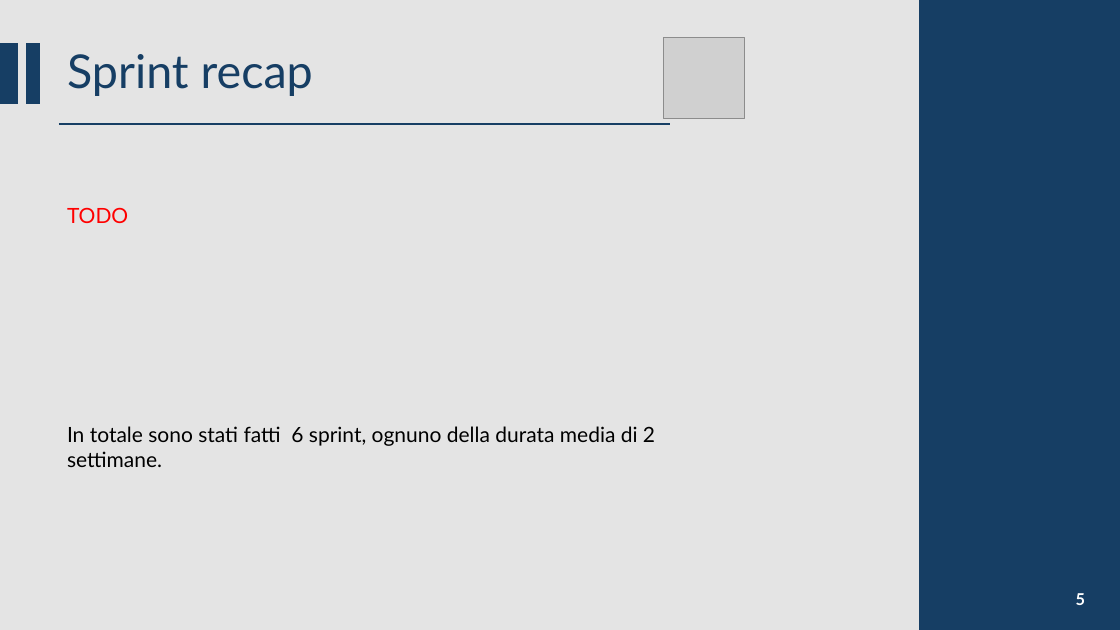
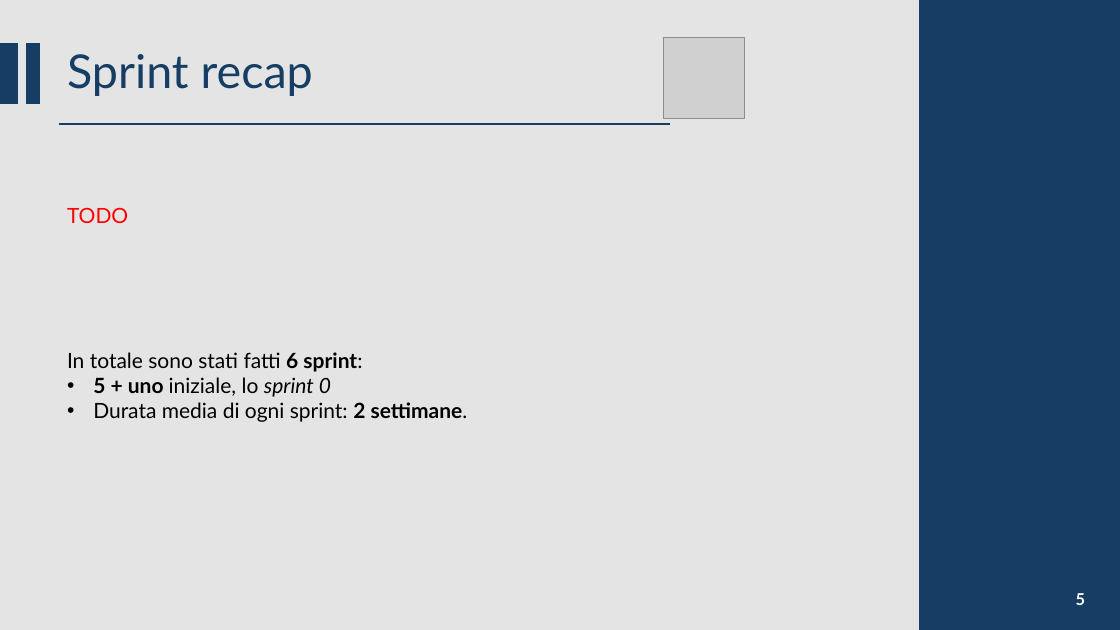
Before and after one commit to CSW-Teams/MS3-docs, a slide deck: slide 5 of ShiftsHappen/Sprint 5/CSW Sprint 5.pptm. Drawn at 1120x630 pixels with LibreOffice and Linux fonts; fonts in the diff are those of the drawing; grey boxes stand for pictures. Boxes give left, top, right and bottom in pixels: in the first picture for what was removed or moved away, otherwise in the second. Text is boxed around its words. In the diff, an @@ line names an element or a change of style, - is before the commit and + after.

Commit message:
Added slides for Sprint 1

```diff
--- a/ShiftsHappen/Sprint 5/CSW Sprint 5.pptm
+++ b/ShiftsHappen/Sprint 5/CSW Sprint 5.pptm
@@ text at [67,352,468,422]: text changed @@
-In totale sono stati fatti 6 sprint, ognuno della durata media di 2 settimane.
+In totale sono stati fatti 6 sprint:
+• 5 + uno iniziale, lo sprint 0
+• Durata media di ogni sprint: 2 settimane.
```
Also in this commit, not shown: 8 other slides changed, 18 slides added, 1 other file.
